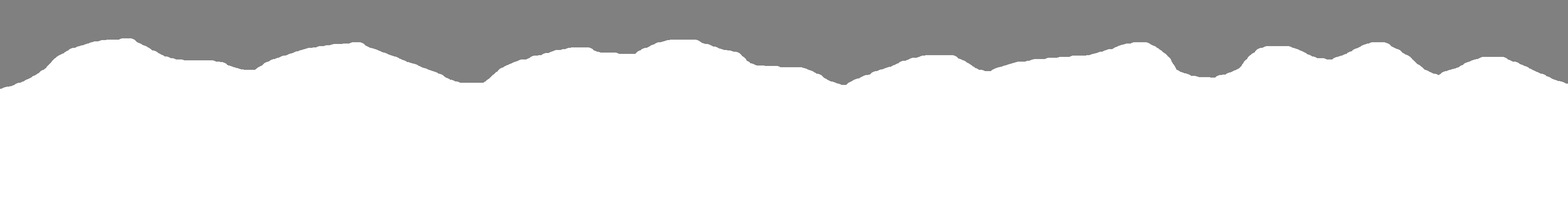
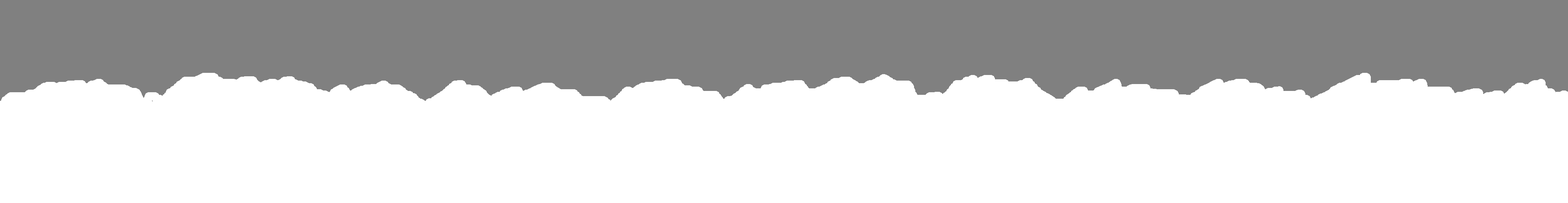
The second 1568px x 203px image is a revision of the first. Changes to its layers:
added layer "game_background2" above "game_background1" over [0, 72, 1568, 102]
hid "game_background1" over [0, 38, 1568, 102]
